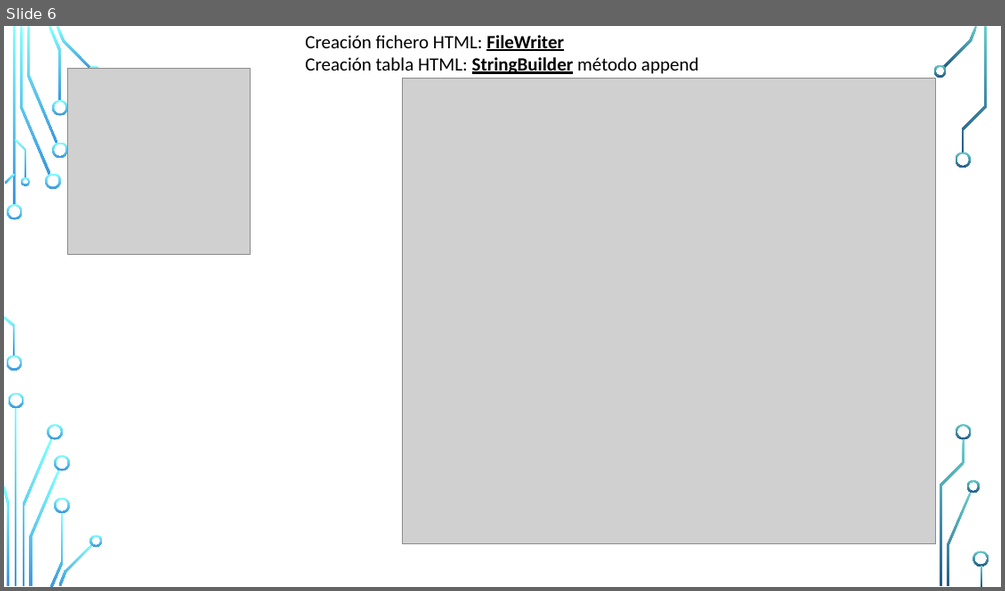
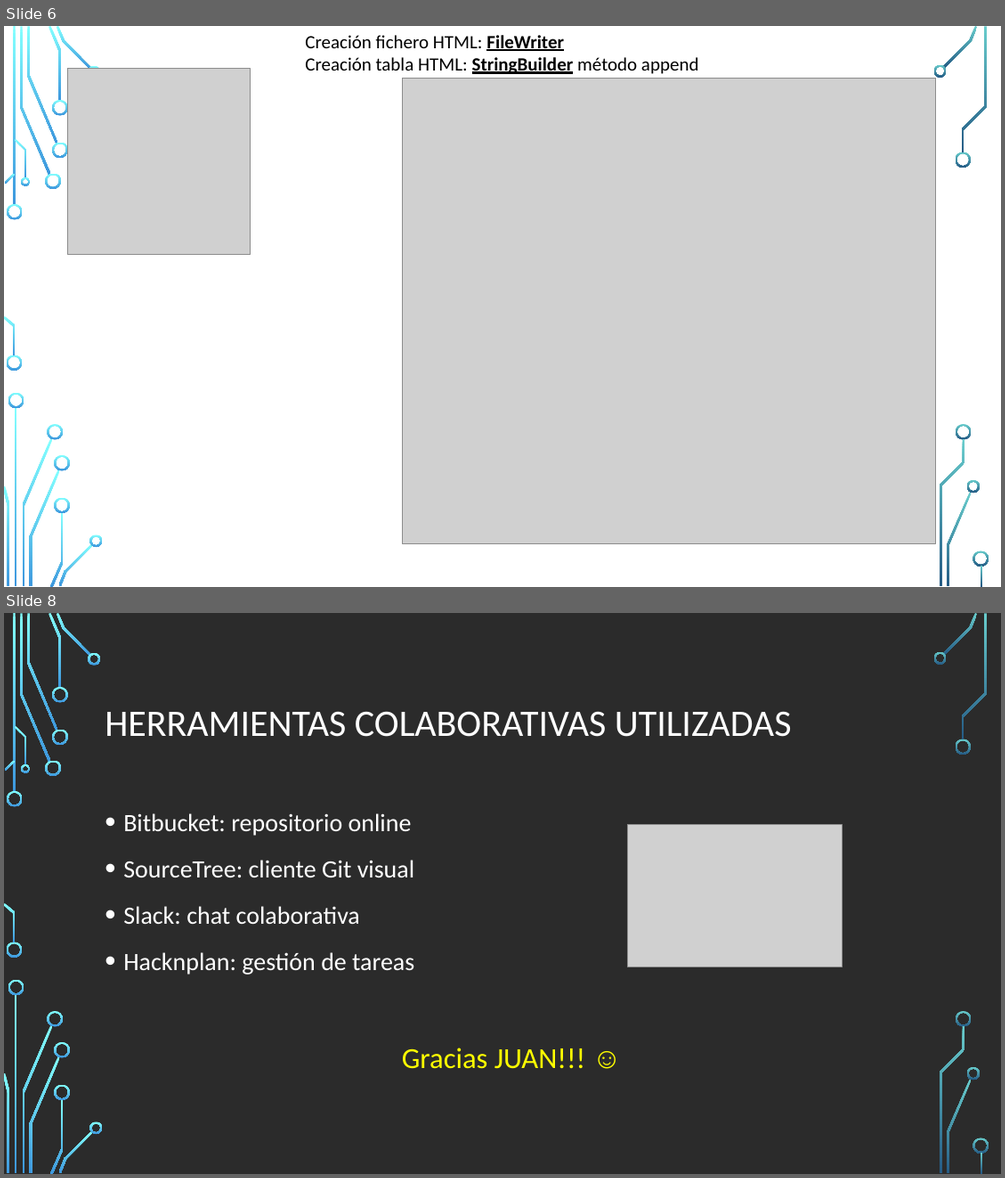
Before and after one commit to cettorre/Agenda, a slide deck: Presentación programa Agenda.odp. Shown one above the other, each under a label of ours: slide 6 before the commit, slides 6 and 8 after it; the slides between them are not shown. The pictures are 1005x591 and 1005x1178 pixels, drawn with LibreOffice and Linux fonts; fonts in the diff are those of the drawing; grey boxes stand for pictures; background and template pictures are left out; a plain dark background stands for a picture behind light text. Boxes give left, top, right and bottom in pixels: in the first picture for what was removed or moved away, otherwise in the second. Text is boxed around its words. In the diff, an @@ line names an element or a change of style, - is before the commit and + after.

```diff
--- a/Presentación programa Agenda.odp
+++ b/Presentación programa Agenda.odp
@@ slide 8 added at <box>4,613,1001,1174</box>, background picture (left out); not listed: 36 template elements that a slide beside it also shows @@
@@ title added at <box>105,711,792,737</box>, 36 pt, text #FFFFFF @@
+HERRAMIENTAS COLABORATIVAS UTILIZADAS
@@ text added at <box>123,813,585,1069</box>, 24 pt, text #FFFFFF @@
+• Bitbucket: repositorio online
+• SourceTree: cliente Git visual
+• Slack: chat colaborativa
+• Hacknplan: gestión de tareas
+Gracias JUAN!!! ☺
@@ picture added at <box>628,824,841,966</box> @@
```
Also in this commit, not shown: 4 slides changed, 8 other files.
